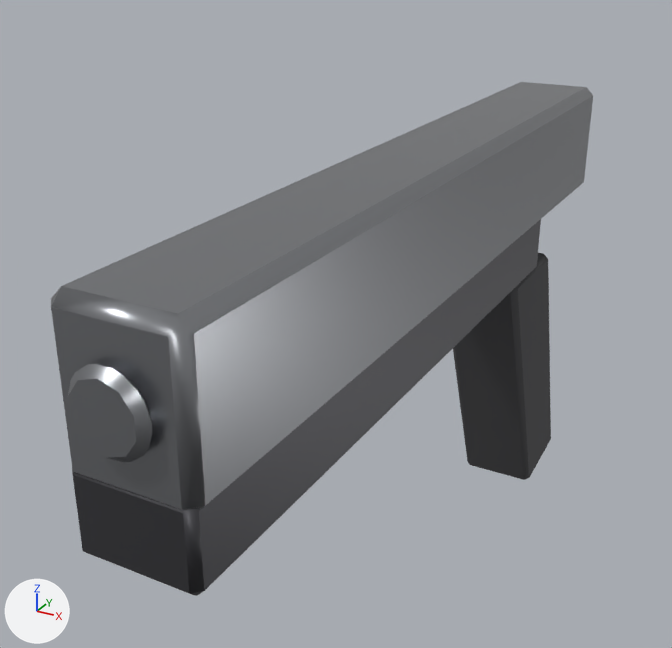
Two versions of the FBX model Game/Assets/Vexa/Resources/Models/Weapons/Mobile/deagle.fbx, one commit apart.
Before and after are seen from a 50 mm camera at (0.105, -0.296, 0.123) aimed at (-0.026, -0.059, 0.004). The lights are fixed; the arrows at lower left show +X, +Y and +Z. The picture after the commit comes second. Vertices at exactly the same position are counted once.

Names of what the first picture shows: 'deagle'.
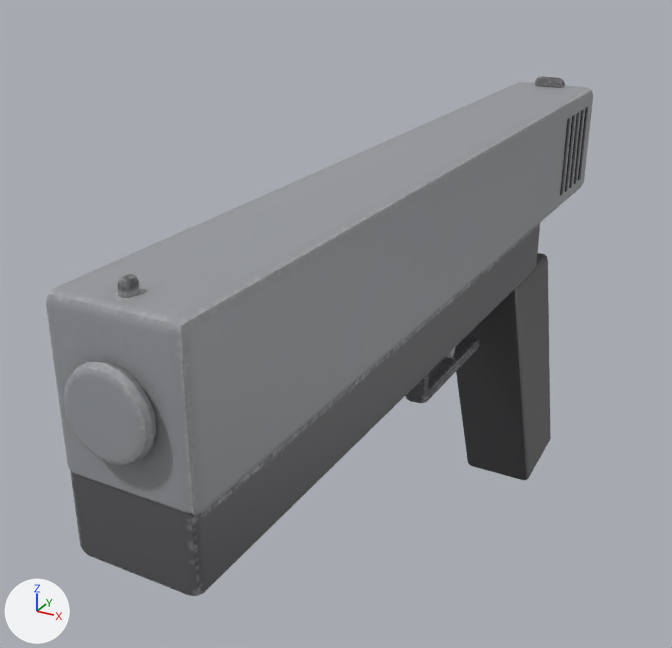
Patch to the scene script:
```diff
--- a/Game/Assets/Vexa/Resources/Models/Weapons/Mobile/deagle.fbx.py
+++ b/Game/Assets/Vexa/Resources/Models/Weapons/Mobile/deagle.fbx.py
@@ img_deagle_albedo @@
+img_deagle_albedo = load_image('deagle_albedo', 'Textures/deagle_albedo.png', 512, 512, 'sRGB')
@@ mat_deagle @@
+mat_deagle = principled_material('deagle')
+mat_deagle.texture = img_deagle_albedo
@@ me_deagle @@
 # used by ob_deagle; location = (0.0, 0.0, 0.0); rotation_euler = (1.571, 0.0, 0.0), in degrees (90, 0, 0)
-me_deagle.from_pydata(...)  # 116 vertices, 122 faces; spans x -0.016..0.016, y -0.099..0.062, z -0.073..0.191
-me_deagle.materials.append(mat_metal)  # dark grey #59595d
-me_deagle.materials.append(mat_grip)  # dark grey #4b4b4d
+me_deagle.from_pydata(...)  # 612 vertices, 560 faces; spans x -0.016..0.016, y -0.099..0.065, z -0.082..0.191
+# me_deagle part 1: a new loose piece, a box spanning x -0.0165..0.0165, y 0.028..0.056, z -0.0618..-0.0598, in mat_deagle (picture img_deagle_albedo)
+# me_deagle part 2: a new loose piece, a box spanning x -0.0165..0.0165, y 0.028..0.056, z -0.0558..-0.0538, in mat_deagle (picture img_deagle_albedo)
+# me_deagle part 3: a new loose piece, a box spanning x -0.0165..0.0165, y 0.028..0.056, z -0.0498..-0.0478, in mat_deagle (picture img_deagle_albedo)
+# me_deagle part 4: a new loose piece, a box spanning x -0.0165..0.0165, y 0.028..0.056, z -0.0438..-0.0418, in mat_deagle (picture img_deagle_albedo)
+# me_deagle part 5: a new loose piece, a box spanning x -0.0165..0.0165, y 0.028..0.056, z -0.0378..-0.0358, in mat_deagle (picture img_deagle_albedo)
+# me_deagle part 6: a new loose piece of 56 vertices spanning x -0.002..0.002, y 0.061..0.065, z 0.179..0.183, in mat_deagle (picture img_deagle_albedo)
+# me_deagle part 7: a new loose piece of 56 vertices spanning x -0.002..0.002, y -0.016..0.004, z 0.021..0.029, in mat_deagle (picture img_deagle_albedo)
+# me_deagle part 8: a new loose piece of 52 vertices spanning x -0.004..0.004, y -0.021..-0.015, z 0.005..0.055, in mat_deagle (picture img_deagle_albedo)
+# me_deagle part 9: a new loose piece of 52 vertices spanning x -0.004..0.004, y -0.019..0.007, z 0.05..0.056, in mat_deagle (picture img_deagle_albedo)
+# me_deagle part 10: a new loose piece of 42 vertices spanning x -0.006..0.006, y 0.061..0.065, z -0.067..-0.062, in mat_deagle (picture img_deagle_albedo)
+# me_deagle part 11: 14 vertices moved from x -0.014..0.014, y -0.097..0.044, z -0.039..0.191 to x -0.012..0.012, y -0.098..0.049, z -0.038..0.191; 42 vertices removed from x -0.015..0.015, y -0.095..0.051, z -0.07..0.189; 184 vertices added at x -0.015..0.015, y -0.098..0.061, z -0.072..0.191
+# me_deagle part 12: 6 faces spanning x -0.016..0.016, y 0.022..0.062, z -0.073..0.187 switch from mat_steel (grey #999ba0) to mat_deagle (picture img_deagle_albedo)
+# other edits to the shape of me_deagle do not show in these pictures
```

Pixel boxes [x1, y1, x2, y2] of what changed, in the pictures (672 x 648 px):
'deagle', reshaped
    before: [51, 82, 593, 596]
    after: [46, 76, 593, 596]
part 1 of me_deagle, added
    after: [578, 107, 588, 181]
part 2 of me_deagle, added
    after: [574, 110, 584, 184]
part 3 of me_deagle, added
    after: [569, 112, 579, 188]
part 4 of me_deagle, added
    after: [565, 115, 575, 192]
part 5 of me_deagle, added
    after: [560, 118, 570, 195]
part 6 of me_deagle, added
    after: [117, 274, 140, 298]
part 7 of me_deagle, added
    after: [445, 348, 455, 359]
part 8 of me_deagle, added
    after: [406, 336, 479, 403]
part 9 of me_deagle, added
    after: [406, 373, 429, 400]
part 10 of me_deagle, added
    after: [535, 76, 565, 88]
part 11 of me_deagle, built on
    before: [68, 219, 551, 596]
    after: [46, 82, 593, 596]
part 12 of me_deagle, recoloured
    both: [51, 82, 593, 509]
